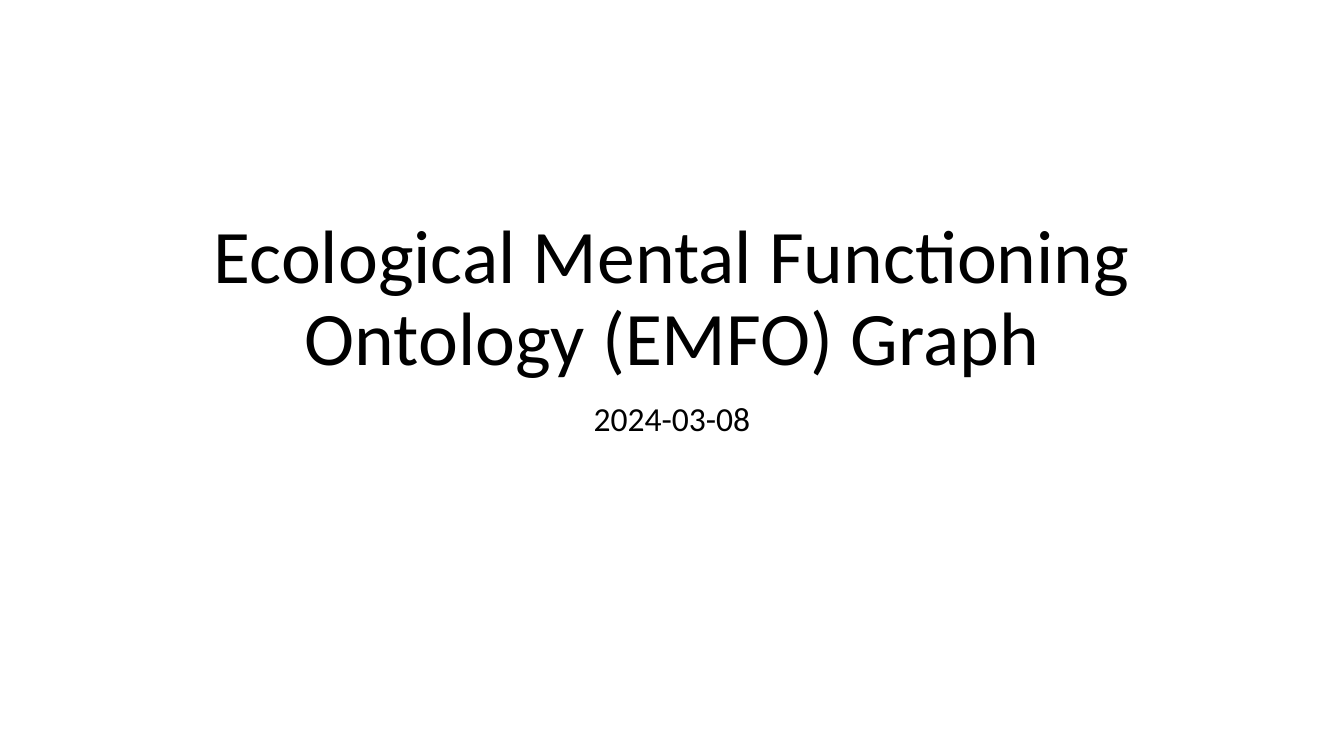
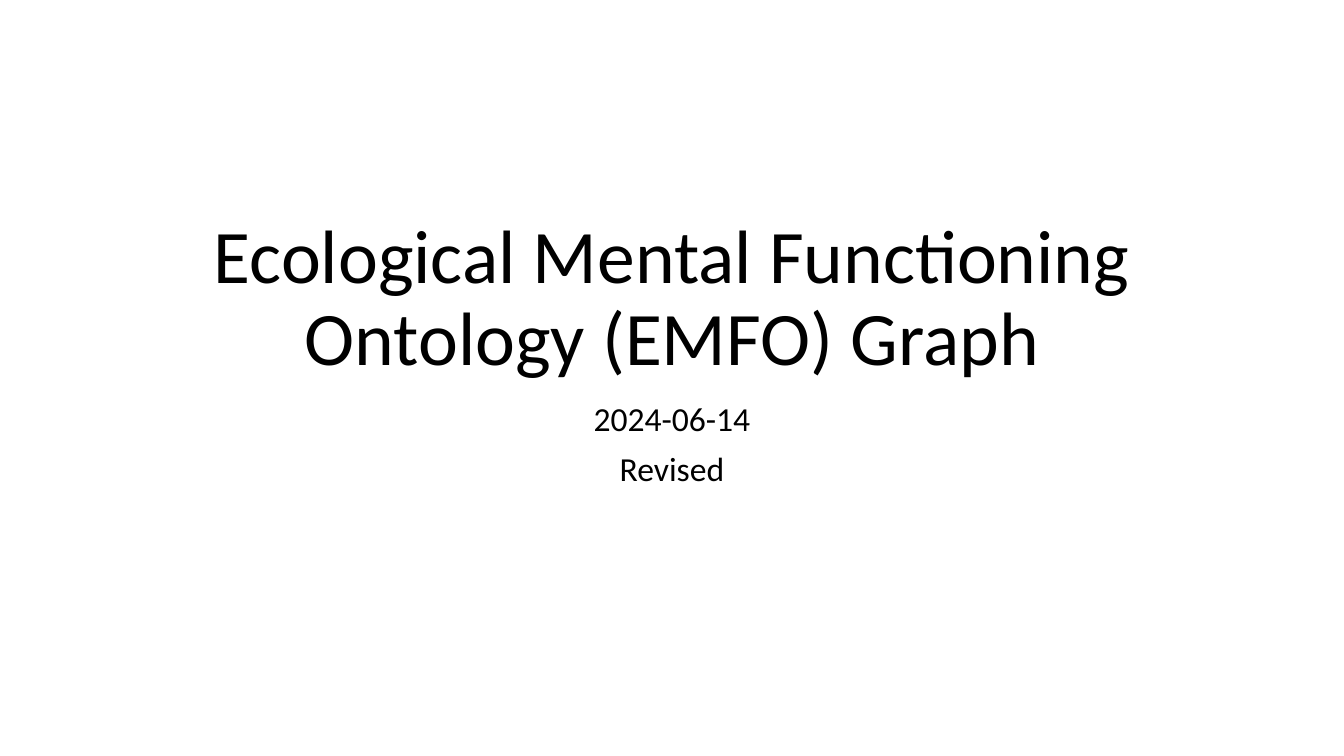
Before and after one commit to CC-RMD-EpiBio/EcologicalMentalFunctioningOntology, a slide deck: slide 1 of EMFO_Picture.pptx. Drawn at 1344x756 pixels with LibreOffice and Linux fonts; fonts in the diff are those of the drawing. Boxes give left, top, right and bottom in pixels: in the first picture for what was removed or moved away, otherwise in the second. Text is boxed around its words. In the diff, an @@ line names an element or a change of style, - is before the commit and + after.

```diff
--- a/EMFO_Picture.pptx
+++ b/EMFO_Picture.pptx
@@ subtitle at (594, 408, 751, 482): text changed @@
-2024-03-08
+2024-06-14
+Revised
```
Also in this commit, not shown: 1 other slide changed, 2 slides added, 1 slide removed, 40 other files.
